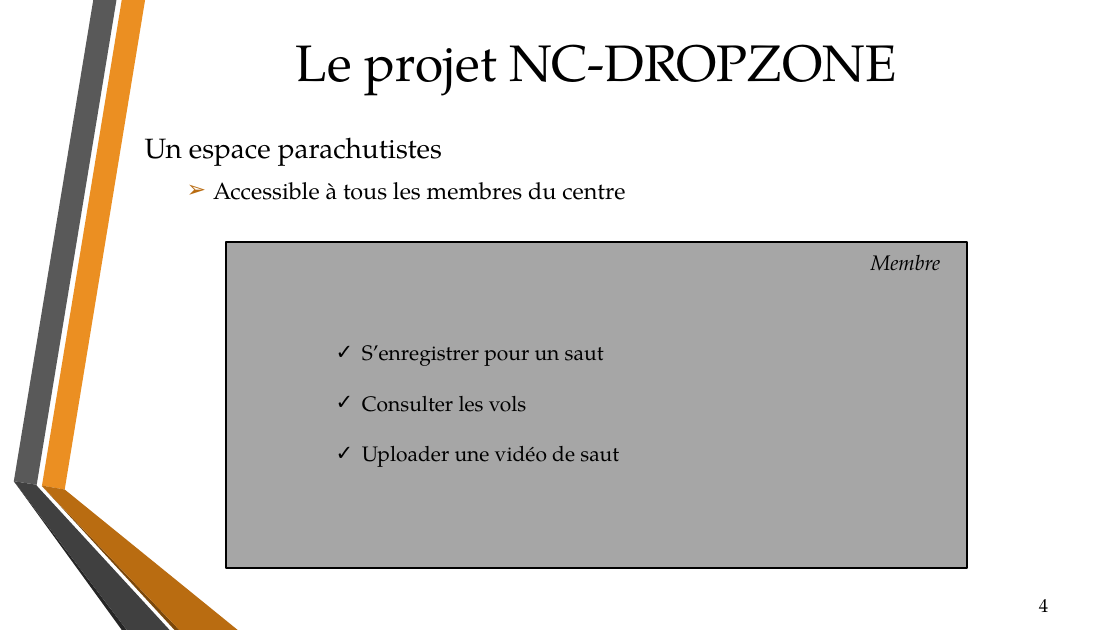
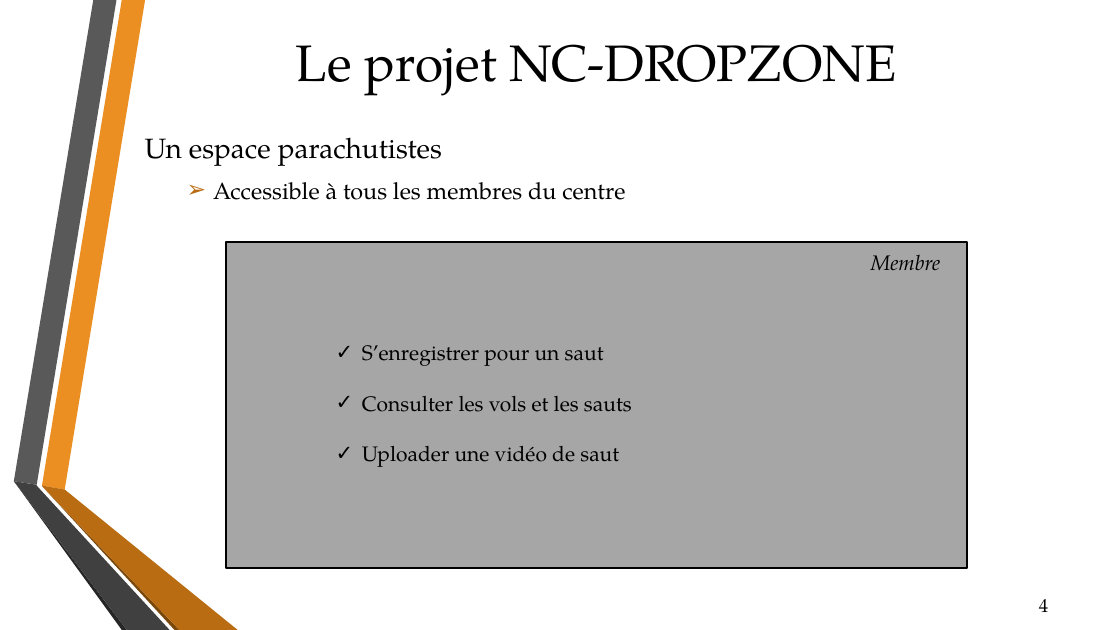
Before and after one commit to ddevillers/ncdz, a slide deck: slide 4 of NC-DROPZONE.pptx. Drawn at 1120x630 pixels with LibreOffice and Linux fonts; fonts in the diff are those of the drawing; background and template pictures are left out. Boxes give left, top, right and bottom in pixels: in the first picture for what was removed or moved away, otherwise in the second. Text is boxed around its words. In the diff, an @@ line names an element or a change of style, - is before the commit and + after.

```diff
--- a/NC-DROPZONE.pptx
+++ b/NC-DROPZONE.pptx
@@ text at (362,396,632,412): text changed @@
-✓ Consulter les vols
+✓ Consulter les vols et les sauts
```
Also in this commit, not shown: 1 other slide changed.
